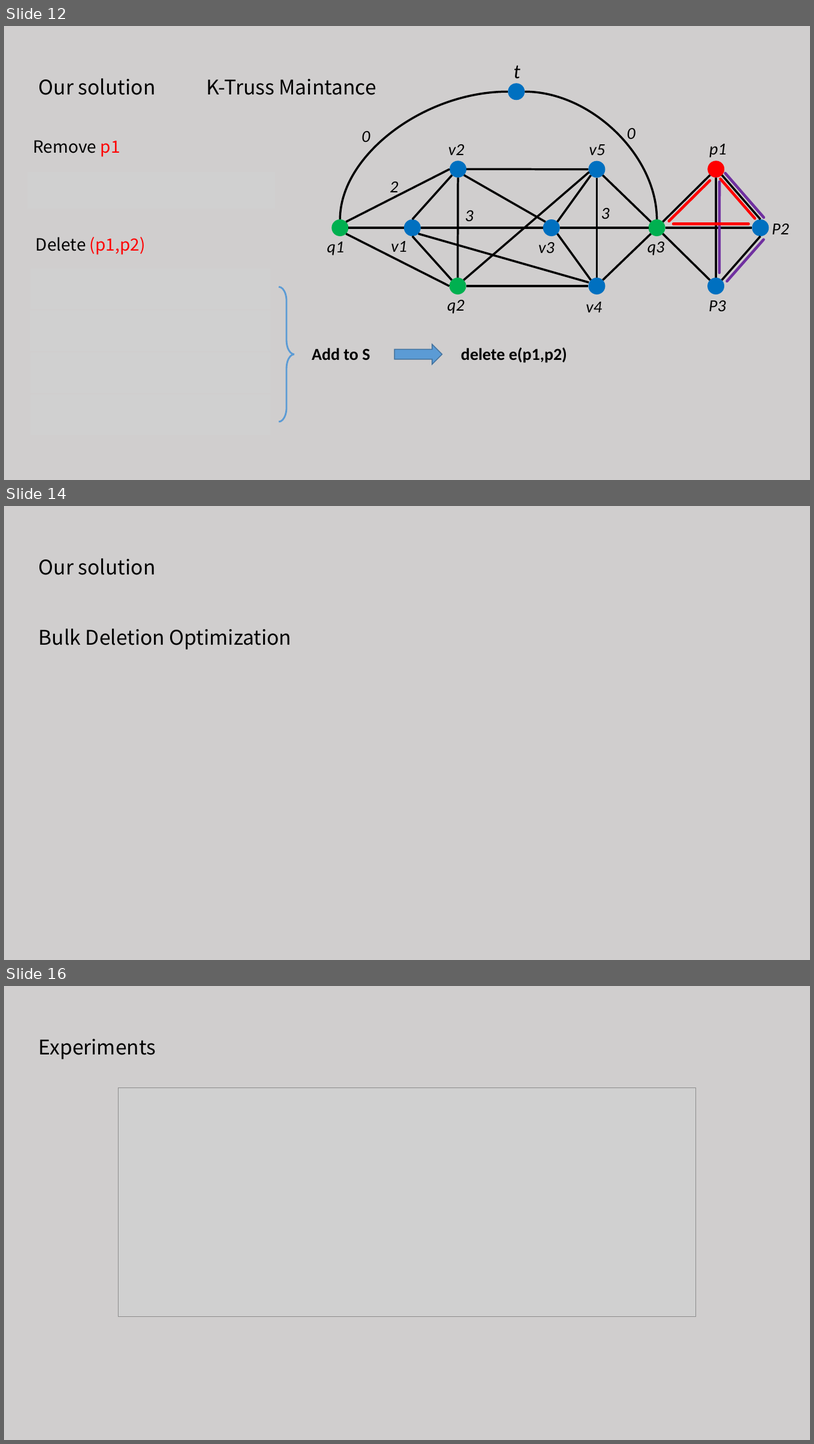
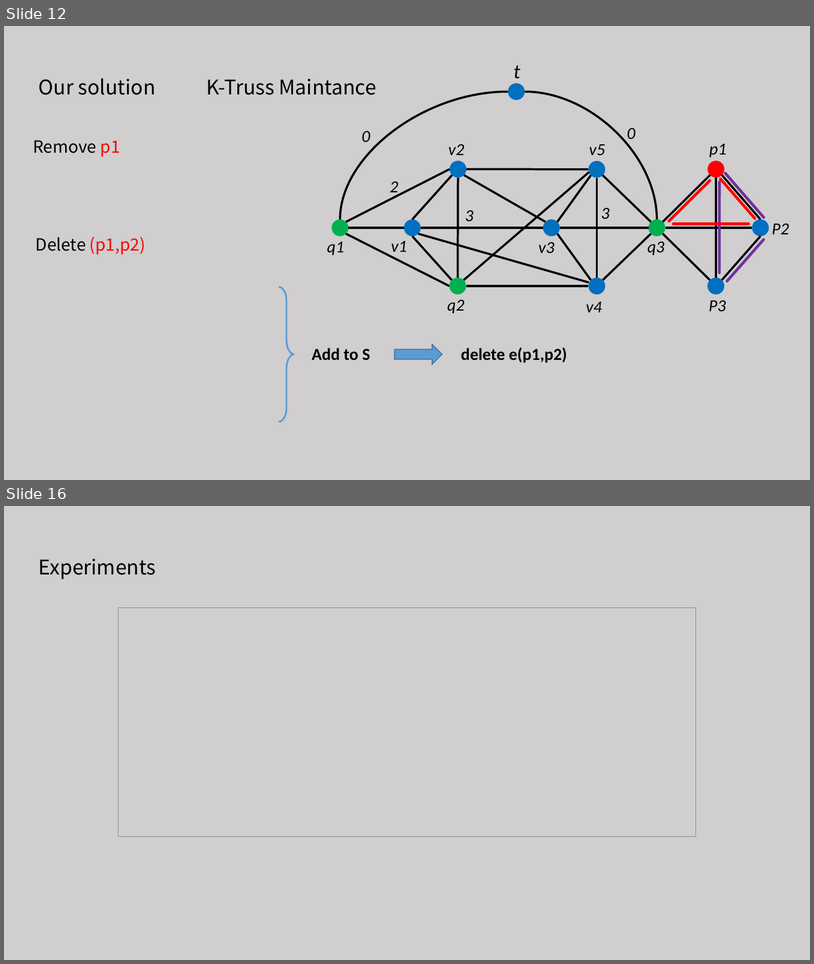
Before and after one commit to tianzhuwei/PPT, a slide deck: Approximate Closest Community Search in Networks.pptx. Shown one above the other, each under a label of ours: slides 12, 14 and 16 before the commit, slides 12 and 16 after it; the slides between them are not shown. The pictures are 814x1444 and 814x964 pixels, drawn with LibreOffice and Linux fonts; fonts in the diff are those of the drawing; grey boxes stand for pictures. Boxes give left, top, right and bottom in pixels: in the first picture for what was removed or moved away, otherwise in the second. Text is boxed around its words. In the diff, an @@ line names an element or a change of style, - is before the commit and + after.

```diff
--- a/Approximate Closest Community Search in Networks.pptx
+++ b/Approximate Closest Community Search in Networks.pptx
@@ slide 14 removed at bbox=[4, 506, 810, 960], background #D0CECE @@
@@ text removed at bbox=[39, 558, 156, 575] @@
-Our solution
@@ text removed at bbox=[39, 628, 292, 649] @@
-Bulk Deletion Optimization
```
Also in this commit, not shown: 2 slides changed, 3 slides added, 4 other slides removed.
